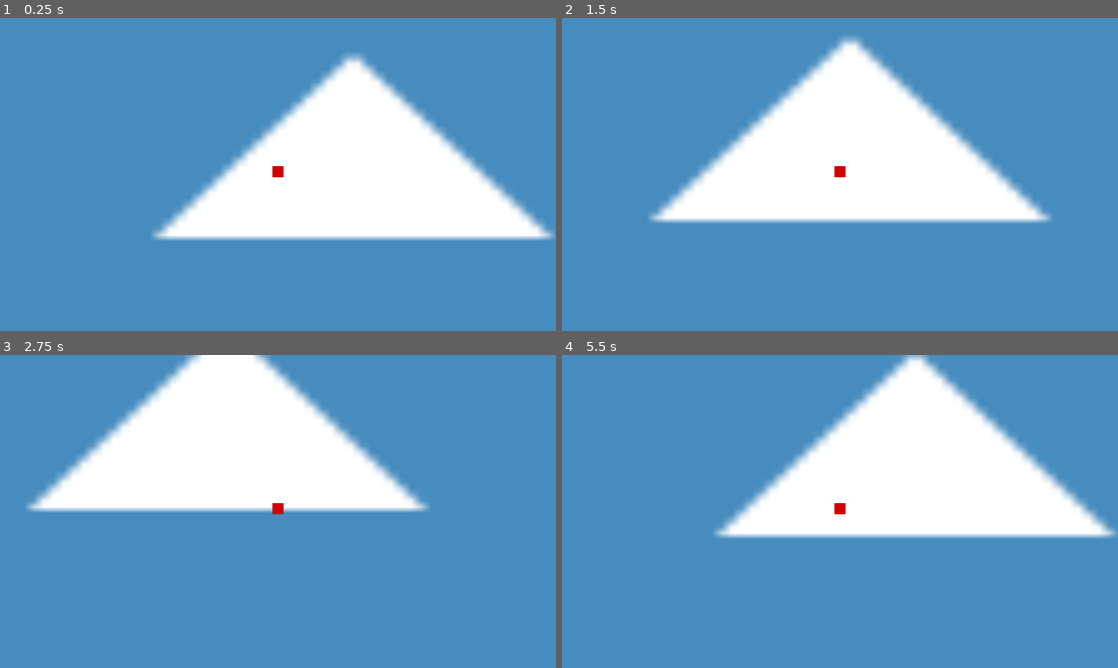
Above: before the commit, frames 1-4 (two rows, left to right).
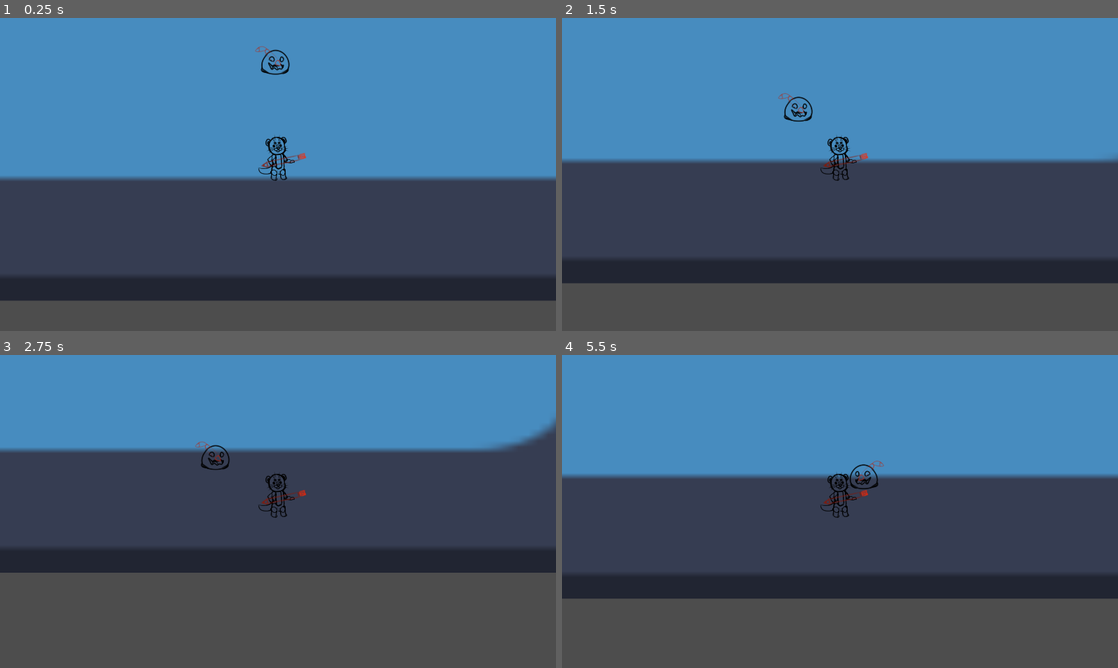
Above: after the commit, the same moments.

Repository: DrOtter3000/ctrlottdelete
Game: Godot game, scene res://Levels/level_1.tscn
Same seed, same stepped clock (60 frames per second), same inputs: the game is played once before the commit and once after it. The engine's default icon, where the game draws it, is replaced by a stand-in: a white triangle on a blue panel in a dark square.
Inputs (mouse positions are in pixels of both pictures, inside the frame that each line leads up to):
- Up to frame 1 (0.25 s): no input
- Up to frame 2 (1.5 s): move the mouse to (962, 158) at 0.52 s; hold D (right) 0.53-1.28 s; click (962, 158) at 0.6 s; move the mouse to (728, 190) at 1.27 s; hold S (down) from 1.28 s (still down); click (728, 190) at 1.35 s
- Up to frame 3 (2.75 s): move the mouse to (333, 442) at 2.02 s; release S (down) at 2.03 s; hold D (right) from 2.03 s (still down); click (333, 442) at 2.1 s
- Up to frame 4 (5.5 s): move the mouse to (812, 574) at 2.77 s; release D (right) at 2.78 s; hold W (up) 2.78-3.53 s; click (812, 574) at 2.85 s; move the mouse to (1006, 558) at 3.52 s; hold A (left) 3.53-5.03 s; click (1006, 558) at 3.6 s; move the mouse to (673, 464) at 4.27 s; click (673, 464) at 4.35 s; move the mouse to (867, 511) at 5.02 s; hold S (down) from 5.03 s (still down); click (867, 511) at 5.1 s

The runs differ from the first frame. In frame 1, 60% of the frame differs, in the area x 0-100%, y 8-100%; in frame 2, 65%; in frame 3, 80%, in the area x 0-100%, y 0-100%; in frame 4, 72%.

Commit message:
add slime enemy

Diff:
--- /dev/null
+++ b/Enemies/Slime/slime.tscn
@@ -0,0 +1,35 @@
+[gd_scene load_steps=6 format=3 uid="uid://ci1qsvtsxlli0"]
+
+[ext_resource type="PackedScene" uid="uid://6x1a8q27db8p" path="res://Enemies/enemy.tscn" id="1_wy4gt"]
+[ext_resource type="Texture2D" uid="uid://cno6iskje023b" path="res://Enemies/Slime/slime.png" id="2_6or85"]
+
+[sub_resource type="CapsuleShape2D" id="CapsuleShape2D_3j58f"]
+radius = 47.0
+height = 104.0
+
+[sub_resource type="CircleShape2D" id="CircleShape2D_peou6"]
+radius = 65.192
+
+[sub_resource type="CircleShape2D" id="CircleShape2D_bkhfp"]
+radius = 83.006
+
+[node name="Slime" instance=ExtResource("1_wy4gt")]
+
+[node name="Sprite2D" parent="." index="0"]
+texture = ExtResource("2_6or85")
+offset = Vector2(0, -35)
+
+[node name="HurtBox" parent="." index="2"]
+position = Vector2(0, -32)
+rotation = 1.5708
+shape = SubResource("CapsuleShape2D_3j58f")
+
+[node name="Range" parent="." index="3"]
+position = Vector2(0, -32)
+
+[node name="CollisionShape2D" parent="Range" index="0"]
+shape = SubResource("CircleShape2D_peou6")
+
+[node name="CollisionShape2D" parent="MaxRange" index="0"]
+position = Vector2(0, -32)
+shape = SubResource("CircleShape2D_bkhfp")
--- /dev/null
+++ b/Enemies/enemy.gd
@@ -0,0 +1,53 @@
+extends CharacterBody2D
+
+@onready var navigation_agent: NavigationAgent2D = $NavigationAgent2D
+@onready var hurt_box: CollisionShape2D = $HurtBox
+@onready var attack_timer: Timer = $AttackTimer
+@onready var animation_player: AnimationPlayer = $AnimationPlayer
+@onready var sprite_2d: Sprite2D = $Sprite2D
+
+@export var hitpoints := 5.0
+@export var speed := 200
+@export var attack_rate := .5
+@export var melee := true
+
+var player
+var player_attackable := false
+
+
+func _ready() -> void:
+	attack_timer.wait_time = attack_rate
+	player = get_tree().get_first_node_in_group("Player") as CharacterBody2D
+
+
+func _physics_process(delta: float) -> void:
+	player = get_tree().get_first_node_in_group("Player") as CharacterBody2D
+
+	if melee:
+		velocity = position.direction_to(player.position) * speed
+
+	set_sprite_direction()
+
+	move_and_slide()
+
+
+func _on_attack_timer_timeout() -> void:
+	animation_player.play("attack")
+
+
+func _on_range_body_entered(body: Node2D) -> void:
+	if body.is_in_group("Player"):
+		attack_timer.start()
+
+
+func _on_max_range_body_exited(body: Node2D) -> void:
+	if body.is_in_group("Player"):
+		attack_timer.stop()
+		attack_timer.wait_time = attack_rate
+
+
+func set_sprite_direction() -> void:
+	if player.position.x > position.x:
+		sprite_2d.flip_h = true
+	else:
+		sprite_2d.flip_h = false
--- /dev/null
+++ b/Enemies/enemy.tscn
@@ -0,0 +1,32 @@
+[gd_scene load_steps=2 format=3 uid="uid://6x1a8q27db8p"]
+
+[ext_resource type="Script" path="res://Enemies/enemy.gd" id="1_gwmli"]
+
+[node name="Enemy" type="CharacterBody2D"]
+collision_layer = 2
+collision_mask = 3
+motion_mode = 1
+platform_floor_layers = 4294967040
+script = ExtResource("1_gwmli")
+
+[node name="Sprite2D" type="Sprite2D" parent="."]
+
+[node name="NavigationAgent2D" type="NavigationAgent2D" parent="."]
+
+[node name="HurtBox" type="CollisionShape2D" parent="."]
+
+[node name="Range" type="Area2D" parent="."]
+
+[node name="CollisionShape2D" type="CollisionShape2D" parent="Range"]
+
+[node name="MaxRange" type="Area2D" parent="."]
+
+[node name="CollisionShape2D" type="CollisionShape2D" parent="MaxRange"]
+
+[node name="AttackTimer" type="Timer" parent="."]
+
+[node name="AnimationPlayer" type="AnimationPlayer" parent="."]
+
+[connection signal="body_entered" from="Range" to="." method="_on_range_body_entered"]
+[connection signal="body_exited" from="MaxRange" to="." method="_on_max_range_body_exited"]
+[connection signal="timeout" from="AttackTimer" to="." method="_on_attack_timer_timeout"]
--- a/Levels/level_1.tscn
+++ b/Levels/level_1.tscn
@@ -1,11 +1,20 @@
-[gd_scene load_steps=4 format=3 uid="uid://br5iiks6kjm3i"]
+[gd_scene load_steps=6 format=3 uid="uid://br5iiks6kjm3i"]
 
 [ext_resource type="PackedScene" uid="uid://j6rr43ltwdd" path="res://Player/player.tscn" id="1_06dtt"]
 [ext_resource type="Script" path="res://Levels/level.gd" id="1_8r4jo"]
 [ext_resource type="Texture2D" uid="uid://c3b4ck2lggy2n" path="res://icon.svg" id="3_bxp7x"]
+[ext_resource type="PackedScene" uid="uid://ci1qsvtsxlli0" path="res://Enemies/Slime/slime.tscn" id="4_a4mno"]
+
+[sub_resource type="NavigationPolygon" id="NavigationPolygon_q5fal"]
+vertices = PackedVector2Array(2439.87, -611.023, 3093.78, -325.547, 3025.14, 1767.61, 2715.95, 2066, -869.82, 2070.99, -1242.93, 1692.96, -1211.08, -348.633, -774.977, -642.961)
+polygons = Array[PackedInt32Array]([PackedInt32Array(0, 1, 2, 3, 4, 5, 6, 7)])
+outlines = Array[PackedVector2Array]([PackedVector2Array(2442, -621, -778, -653, -1221, -354, -1253, 1697, -874, 2081, 2720, 2076, 3035, 1772, 3104, -332)])
 
 [node name="Level_1" type="Node2D"]
 script = ExtResource("1_8r4jo")
+
+[node name="NavigationRegion2D" type="NavigationRegion2D" parent="."]
+navigation_polygon = SubResource("NavigationPolygon_q5fal")
 
 [node name="Icon" type="Sprite2D" parent="."]
 position = Vector2(919.5, 705.5)
@@ -13,7 +22,14 @@
 texture = ExtResource("3_bxp7x")
 
 [node name="PlayerStartPosition" type="Marker2D" parent="." groups=["PlayerStartPosition"]]
-position = Vector2(659, 528)
+position = Vector2(973, 1622)
 
 [node name="Player" parent="." instance=ExtResource("1_06dtt")]
 position = Vector2(30, -76)
+
+[node name="Enemies" type="Node2D" parent="."]
+
+[node name="Slime" parent="Enemies" instance=ExtResource("4_a4mno")]
+position = Vector2(961, 1218)
+collision_layer = 1
+motion_mode = 0
--- a/Player/player.tscn
+++ b/Player/player.tscn
@@ -1,24 +1,28 @@
-[gd_scene load_steps=3 format=3 uid="uid://j6rr43ltwdd"]
+[gd_scene load_steps=5 format=3 uid="uid://j6rr43ltwdd"]
 
 [ext_resource type="Script" path="res://Player/player.gd" id="1_fr5kr"]
+[ext_resource type="Texture2D" uid="uid://gtb52m6phril" path="res://Player/otter.png" id="2_qj2ip"]
 [ext_resource type="PackedScene" uid="uid://cjvpa5aygihbw" path="res://UI/pause_menu.tscn" id="2_tdi36"]
 
-[node name="Player" type="CharacterBody2D"]
+[sub_resource type="CapsuleShape2D" id="CapsuleShape2D_231b8"]
+radius = 28.0
+height = 128.0
+
+[node name="Player" type="CharacterBody2D" groups=["Player"]]
+collision_mask = 2
+motion_mode = 1
+platform_floor_layers = 4294967040
 script = ExtResource("1_fr5kr")
 
 [node name="Camera2D" type="Camera2D" parent="."]
 
 [node name="PlayerColission" type="CollisionShape2D" parent="."]
+position = Vector2(0, -48)
+shape = SubResource("CapsuleShape2D_231b8")
 
 [node name="Sprite2D" type="Sprite2D" parent="."]
-
-[node name="ColorRect" type="ColorRect" parent="."]
-offset_left = -20.0
-offset_top = -30.0
-offset_right = 20.0
-offset_bottom = 10.0
-pivot_offset = Vector2(20, 30)
-color = Color(0.815686, 0, 0, 1)
+position = Vector2(12, -64)
+texture = ExtResource("2_qj2ip")
 
 [node name="PauseMenu" parent="." instance=ExtResource("2_tdi36")]
 visible = false
--- a/project.godot
+++ b/project.godot
@@ -63,6 +63,11 @@
 ]
 }
 
+[layer_names]
+
+2d_physics/layer_1="Player"
+2d_physics/layer_2="Enemy"
+
 [rendering]
 
 renderer/rendering_method="gl_compatibility"
Binary file added: Enemies/Slime/slime.png
Not shown, added: Enemies/Slime/slime.png.import
Binary file added: Player/otter.png
Not shown, added: Player/otter.png.import
